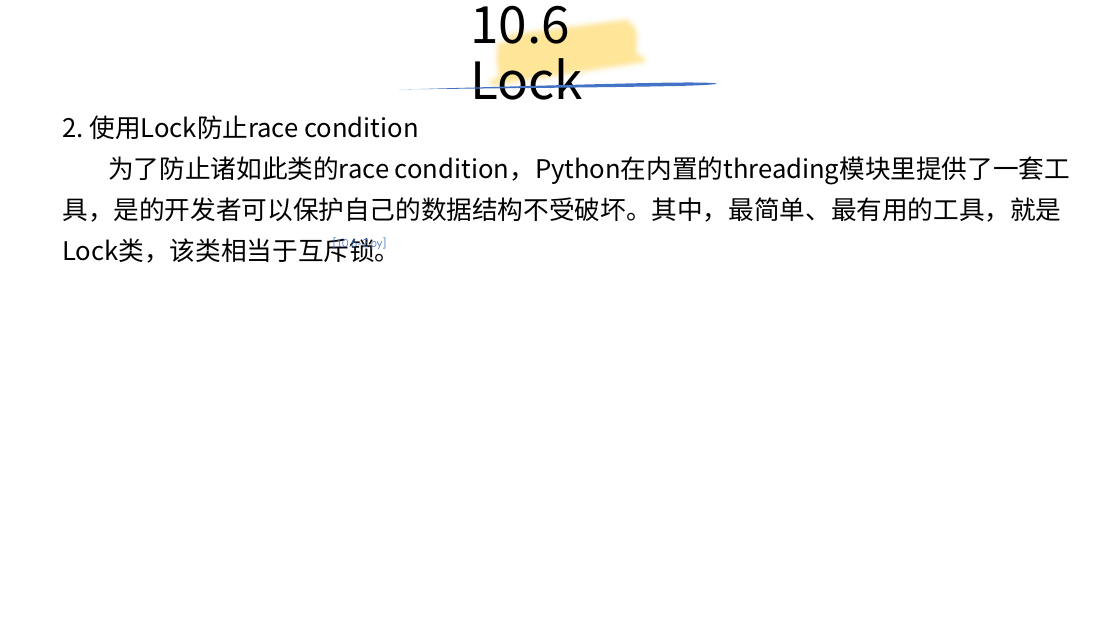
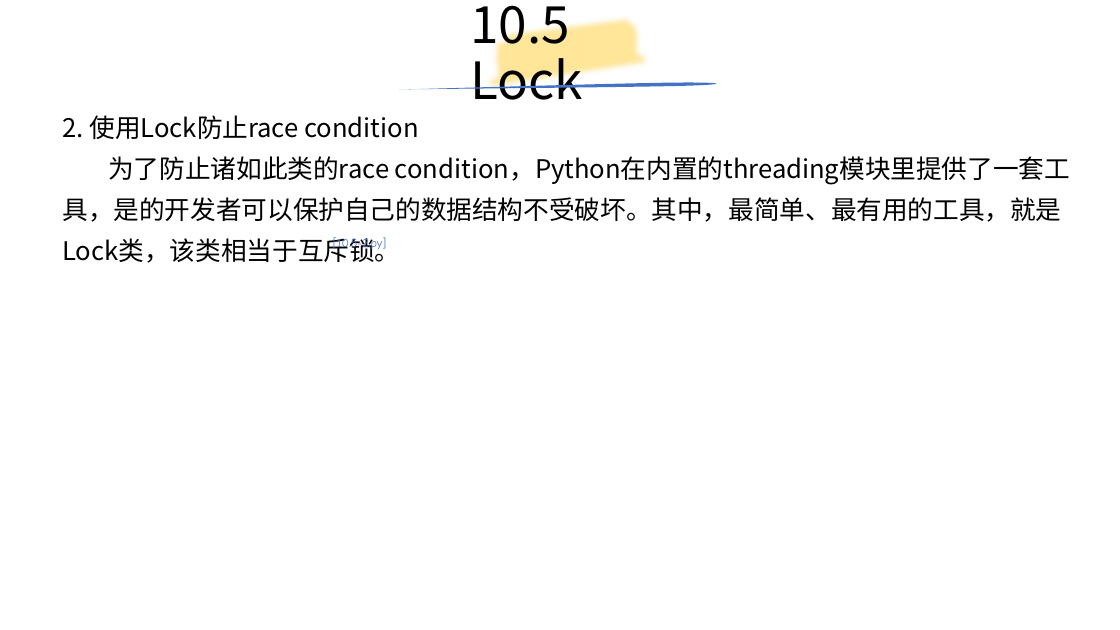
Before and after one commit to yiwenliu/CorePython, a slide deck: slide 97 of PPT/CorePython.pptx (slide 99 before the commit). Drawn at 1120x630 pixels with LibreOffice and Linux fonts; fonts in the diff are those of the drawing. Boxes give left, top, right and bottom in pixels: in the first picture for what was removed or moved away, otherwise in the second. Text is boxed around its words. In the diff, an @@ line names an element or a change of style, - is before the commit and + after.

```diff
--- a/PPT/CorePython.pptx
+++ b/PPT/CorePython.pptx
@@ title at [470, 5, 583, 112]: text changed @@
-10.6 Lock
+10.5 Lock
@@ text at [333, 237, 386, 251]: text changed @@
-[10.6-2.py]
+[10.5-2.py]
```
Also in this commit, not shown: 23 other slides changed, 5 slides added, 5 slides removed, 12 other files.
